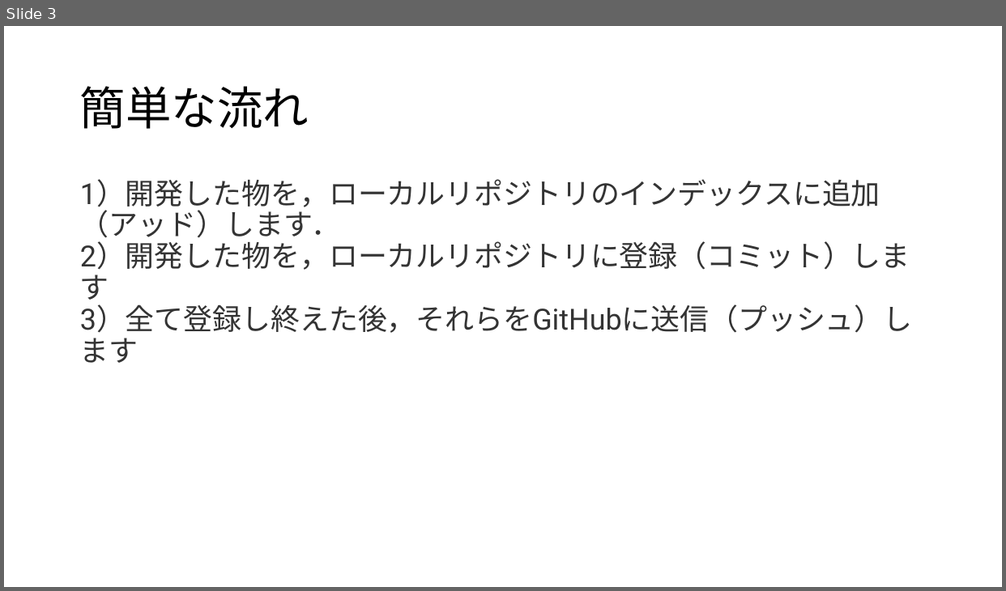
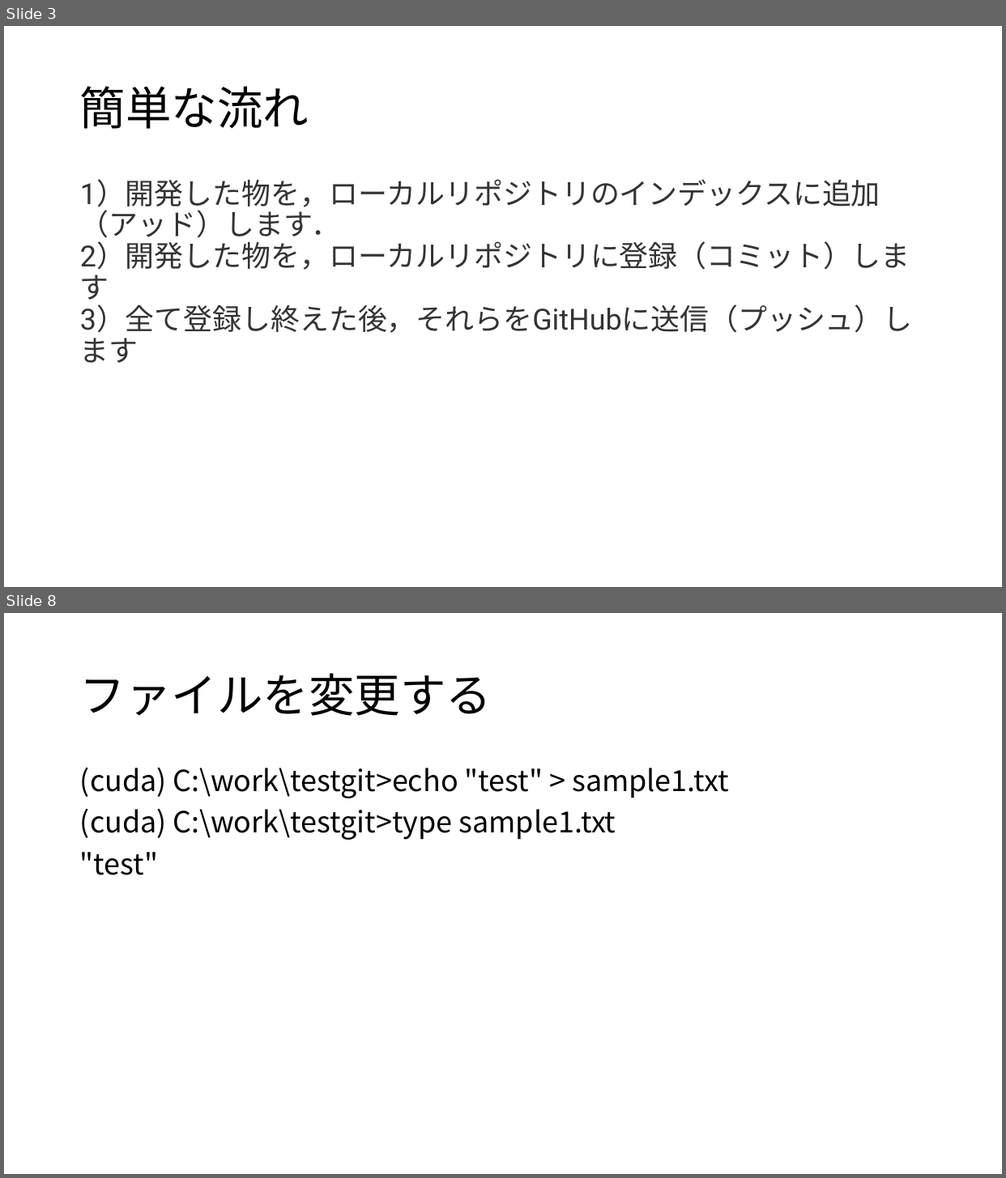
Before and after one commit to githubtarohario/gui, a slide deck: git.pptx. Shown one above the other, each under a label of ours: slide 3 before the commit, slides 3 and 8 after it; the slides between them are not shown. The pictures are 1006x591 and 1006x1178 pixels, drawn with LibreOffice and Linux fonts; fonts in the diff are those of the drawing. Boxes give left, top, right and bottom in pixels: in the first picture for what was removed or moved away, otherwise in the second. Text is boxed around its words. In the diff, an @@ line names an element or a change of style, - is before the commit and + after.

```diff
--- a/git.pptx
+++ b/git.pptx
@@ slide 8 added at (x1=4, y1=613, x2=1002, y2=1174), background #FFFFFF @@
@@ title added at (x1=80, y1=673, x2=492, y2=716), 44 pt, text #000000 @@
+ファイルを変更する
@@ text added at (x1=80, y1=767, x2=729, y2=875), 28 pt, text #000000 @@
+(cuda) C:\work\testgit>echo "test" > sample1.txt
+(cuda) C:\work\testgit>type sample1.txt
+"test"
```
Also in this commit, not shown: 3 slides changed, 5 other slides added, 8 slides removed.
